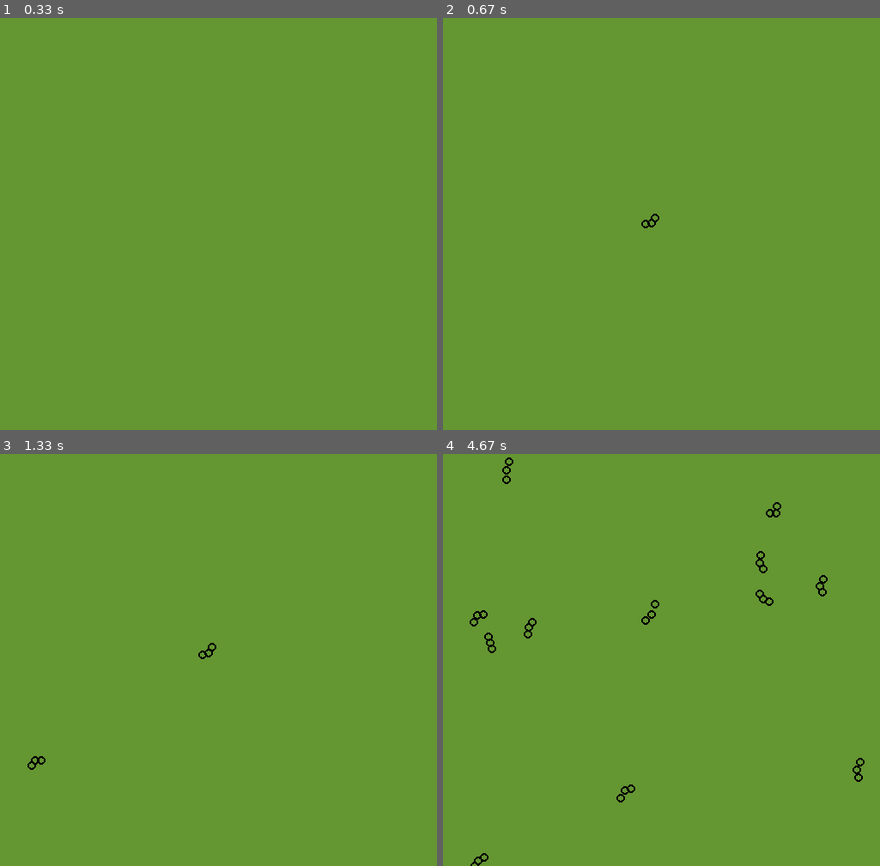
Above: before the commit, frames 1-4 (two rows, left to right).
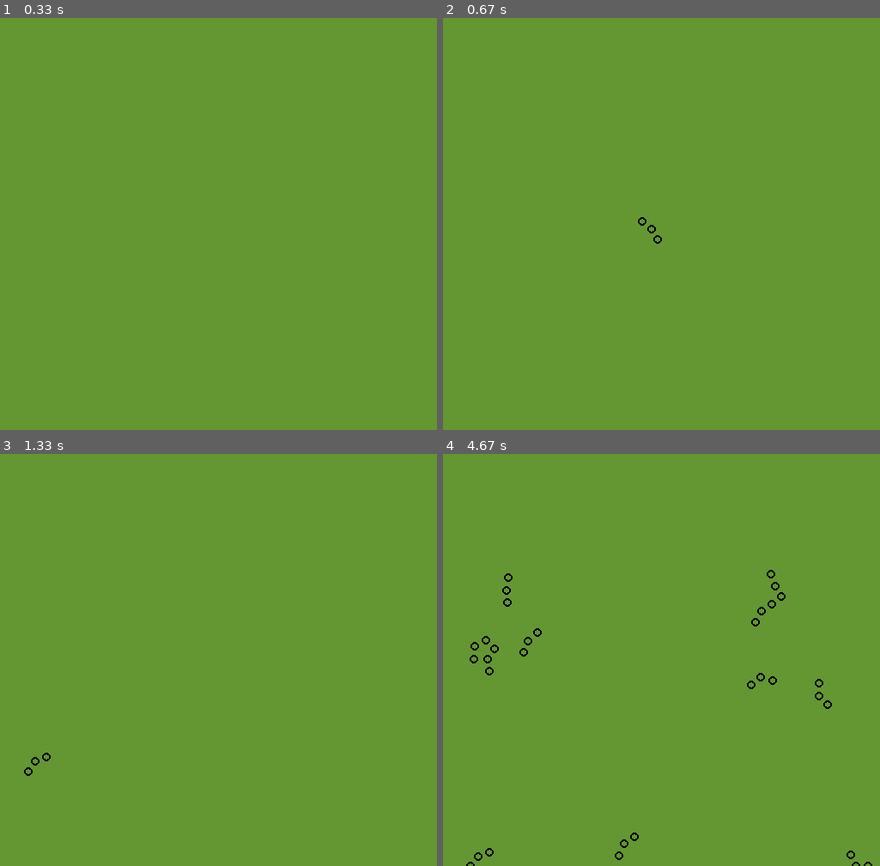
Above: after the commit, the same moments.

Repository: lukehackworth/pyparticle
Game: pygame game, started from pyparticle.py
Same seed, same stepped clock (60 frames per second), same inputs: the game is played once before the commit and once after it. The source is Python 2; it was converted automatically to run under Python 3.
Inputs (mouse positions are in pixels of both pictures, inside the frame that each line leads up to):
- Up to frame 1 (0.33 s): no input
- Up to frame 2 (0.67 s): click (652, 224) at 0.38 s
- Up to frame 3 (1.33 s): tap Space at 0.67 s; click (34, 754) at 1.05 s
- Up to frame 4 (4.67 s): click (508, 507) at 1.38 s; click (626, 767) at 1.72 s; click (858, 816) at 2.05 s; click (762, 627) at 2.38 s; click (823, 651) at 2.72 s; click (477, 606) at 3.05 s; click (775, 557) at 3.38 s; click (491, 635) at 3.72 s; click (530, 627) at 4.05 s; click (762, 606) at 4.38 s

Frame 1 is identical in both runs. In frame 2, 0.1% of the frame differs, in the area x 44-51%, y 47-55%; in frame 3, 0.1%; in frame 4, 1.2%, in the area x 5-99%, y 0-100%.

Commit message:
remove unneeded variable & fix particle list reset

Diff:
--- a/pyparticle.py
+++ b/pyparticle.py
@@ -21,8 +21,7 @@
 black = (0, 0, 0)
 background_color = (100, 150, 50)
 
-base_particle_loc = (width/2, height/2)
-max_dist = 7
+max_dist = 14
 particle_array = []
 
 
@@ -54,9 +53,9 @@
                     part_a = j[0]
                     part_b = j[1]
 
-        part_a.x_vel = (part_a.x - part_a.prev_x)*0.002
-        part_a.y_vel = (part_a.y - part_a.prev_x)*0.002
-        part_a.y_vel += -0.002
+        part_a.x_vel = (part_a.x - part_a.prev_x)*.0002
+        part_a.y_vel = (part_a.y - part_a.prev_x)*.0002
+        part_a.y_vel += 0.5
         part_a = outer_bounds_check(part_a)
         part_a.prev_x = part_a.x
         part_a.prev_y = part_a.y
@@ -131,17 +130,19 @@
 
 
 def quit_check():
+    global particle_array
     for event in pygame.event.get():
         if event.type == pygame.QUIT:
             pygame.quit()
             sys.exit()
+        if event.type == pygame.KEYDOWN:
+            print(str(event.key))
+            if event.key == pygame.K_SPACE:
+                particle_array = []
 
 
 while True:
     quit_check()
-    for event in pygame.event.get():
-        if event.type == pygame.KEYDOWN:
-            if event.key == pygame.K_SPACE:
-                particle_array = []
+
     main()
     screen_update()  # draws everything
